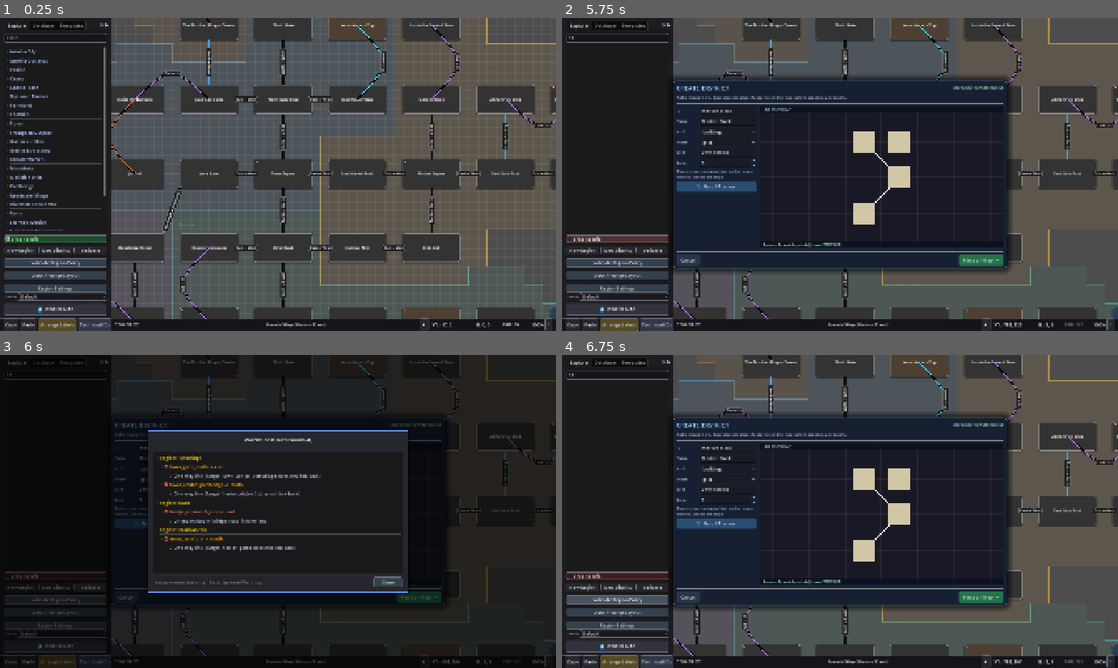
Above: before the commit, frames 1-4 (two rows, left to right).
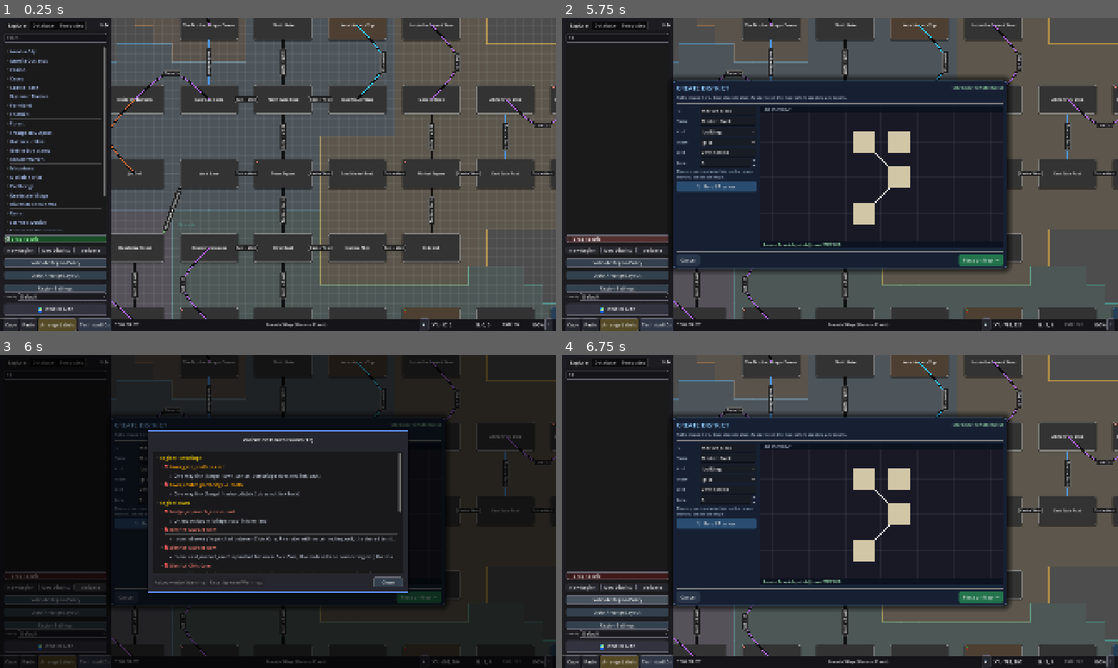
Above: after the commit, the same moments.

Repository: jbax-and-his-ai-pals/008-mud
Game: Godot game, scene res://scenes/Main.tscn
The game is run twice, just before and just after one commit, with the same random seed, the same clock (stepped at 60 frames per second) and the same inputs.
Inputs (mouse positions are in pixels of both pictures, inside the frame that each line leads up to):
- Up to frame 1 (0.25 s): no input
- Up to frame 2 (5.75 s): click (617, 36) at 0.52 s; type "12" at 0.6 s; click "New Region" at 1.25 s; click "north" at 2 s; click "New Region" at 2.75 s; click "New District" at 3.5 s; click "New District" at 4.25 s; click "Snap to Grid" at 5 s
- Up to frame 3 (6 s): click "Validate" at 5.75 s
- Up to frame 4 (6.75 s): click "Validate Region Policy" at 6.5 s

Frames 1-2 are identical in both runs. In frame 3, 1.2% of the frame differs, in the area x 28-73%, y 26-70%; in frame 4, nothing differs.

Commit message:
Validate that district territories don't pinch each other
Found by inspecting town.json: west_lane sits boxed on its south side by
two different foreign districts (riverside via museum_exterior, residential
via residential_street_east), one of which is a real authored corridor and
one of which is a bare, unexplained adjacency -- exactly the geometry that
squeezes a district's rendered territory (GraphController's Voronoi-style
background from 57a2ca1) down to almost nothing.

A raw distance threshold is the wrong invariant: this codebase's content
spans several grid conventions (the current auto-arranger's 256x192
spacing, an older 256x256 grid, a still-older 350x250 one, plus freeform
hand-placed rooms), and a fixed-offset check either misses real neighbors
on older content or false-positives on ordinary shared borders. Detection
is octant-based instead -- the nearest room in each 45-degree slice around
a point, capped at a radius that spans every convention's single-step
diagonal without reaching a double step -- so it generalizes across all of
them.

DistrictLayout.find_multi_district_pinches() flags a room when 2+ of its
nearest-per-octant neighbors belong to different foreign districts on
sides it has no exit to; a single foreign neighbor (an ordinary border) or
a side explained by a real connection (a deliberate junction, like
town_square's exits into market_row and riverside) stays silent. Wired
into WorldManager.validate_district_continuity() alongside the existing
membership/connectivity checks. Run against the real content: catches 8
rooms in town.json today, including the museum_exterior/jail_cell/
residential_street_east cluster around the original west_lane finding.

Verified via the actual Godot 4.7.2 binary: a new headless smoke test
(district_pinch_smoke.gd) covers the sandwiched case, an ordinary single-
neighbor border, a fully-explained junction room, an off-grid sandwiched
room, and a genuinely distant pair outside the pinch radius. Existing
district/layout smoke tests and a full headless scene boot both stay
clean.

Co-Authored-By: Claude Sonnet 5 <noreply@anthropic.com>

Diff:
--- a/mud-world-editor/scripts/core/WorldManager.gd
+++ b/mud-world-editor/scripts/core/WorldManager.gd
@@ -1,6 +1,8 @@
 # scripts/core/WorldManager.gd
 class_name WorldManager
 extends RefCounted
+
+const DistrictLayout = preload("res://scripts/generators/DistrictLayout.gd")
 
 const REGIONS_DIR = "res://data/regions/"
 const WORLD_LAYOUT_FILE = "res://data/world_layout.json"
@@ -138,6 +140,7 @@
 		var rooms: Dictionary = region.get("rooms", {})
 		var districts: Dictionary = region.get("properties", {}).get("districts", {})
 		var claimed := {}
+		var room_to_district_id := {}
 		for district_id in districts:
 			var district: Dictionary = districts[district_id]
 			var members: Array = district.get("members", district.get("rooms", []))
@@ -151,6 +154,7 @@
 					findings.append("[%s] District '%s': room '%s' is also in '%s'." % [region_id, district.get("name", district_id), room_id, claimed[room_id]])
 					continue
 				claimed[room_id] = district.get("name", district_id)
+				room_to_district_id[room_id] = str(district_id)
 				valid_members.append(room_id)
 				var recorded_id := str(rooms[room_id].get("properties", {}).get("_district_id", ""))
 				if recorded_id != str(district_id): findings.append("[%s] District '%s': room '%s' has _district_id '%s'." % [region_id, district.get("name", district_id), room_id, recorded_id])
@@ -159,6 +163,12 @@
 		for room_id in rooms:
 			var stored_id := str(rooms[room_id].get("properties", {}).get("_district_id", ""))
 			if stored_id != "" and not claimed.has(room_id): findings.append("[%s] Room '%s': _district_id '%s' has no district membership." % [region_id, room_id, stored_id])
+		for pinch in DistrictLayout.find_multi_district_pinches(rooms, room_to_district_id):
+			var own_name := str(districts.get(pinch.district_id, {}).get("name", pinch.district_id))
+			var foreign_names: Array = []
+			for foreign_id in pinch.foreign_districts:
+				foreign_names.append(str(districts.get(foreign_id, {}).get("name", foreign_id)))
+			findings.append("[%s] District '%s': room '%s' is pinched between %s with no connecting exit; the shared territory here will render cramped or ambiguous." % [region_id, own_name, pinch.room_id, ", ".join(foreign_names)])
 	return findings
 
 func _district_members_are_connected(rooms: Dictionary, members: Array) -> bool:
--- a/mud-world-editor/scripts/generators/DistrictLayout.gd
+++ b/mud-world-editor/scripts/generators/DistrictLayout.gd
@@ -7,6 +7,17 @@
 # area inside a diagonal or branching district as occupied.
 const ROOM_CARD_SIZE := Vector2(200, 100)
 const ROOM_CLEARANCE := Vector2(224, 128)
+
+# Content spans several eras of grid convention (the current auto-arranger's
+# 256x192 spacing, an older plain 256x256 grid, a still-older 350x250
+# fallback, plus hand-dragged rooms that fit no grid at all). Rather than
+# assume any one spacing, "adjacent" is derived per lookup: the nearest room
+# in each 45-degree octant around a point, capped at a radius comfortably
+# above the largest single-step diagonal in any of those conventions (362)
+# but below their smallest double-step cardinal (512), so a real neighbor is
+# never missed and a room two steps away is never mistaken for one.
+const PINCH_NEIGHBOR_RADIUS := 420.0
+const OCTANT_COUNT := 8
 
 static func preview_attachment(rooms: Dictionary, district_room_ids: Array, anchor_room_id: String, target_room_id: String, direction: String, two_way: bool = true) -> Dictionary:
 	# This is intentionally pure: callers can render `positions` as a ghost and
@@ -196,3 +207,75 @@
 		if Geometry2D.segment_intersects_segment(from, to, corners[index], corners[(index + 1) % corners.size()]) != null:
 			return true
 	return false
+
+# Flags a room whose immediate visual neighbors are dominated by two or more
+# *different* foreign districts on sides it has no exit to (in either
+# direction). A single foreign neighbor is an ordinary shared border -- every
+# district touches its neighbors somewhere. Two distinct ones with neither
+# explained by a connection is the "sandwiched" shape a hand-authored or
+# bulk-generated district can end up in, squeezing that room's own territory
+# down to almost nothing between them.
+static func find_multi_district_pinches(rooms: Dictionary, room_to_district: Dictionary) -> Array:
+	var findings: Array = []
+	var position_lookup: Dictionary = {}
+	for room_id in rooms:
+		if rooms[room_id] is Dictionary:
+			position_lookup[str(room_id)] = _room_position(rooms[room_id])
+	var sorted_ids := room_to_district.keys()
+	sorted_ids.sort()
+	for room_id in sorted_ids:
+		if not rooms.has(room_id) or not position_lookup.has(room_id):
+			continue
+		var own_district = room_to_district[room_id]
+		var pos: Vector2 = position_lookup[room_id]
+		var exit_targets: Dictionary = {}
+		for target in rooms[room_id].get("exits", {}).values():
+			exit_targets[str(target)] = true
+		var foreign_districts: Dictionary = {}
+		for neighbor_id in _nearest_room_per_octant(room_id, pos, position_lookup):
+			var neighbor_district = room_to_district.get(neighbor_id)
+			if neighbor_district == null or neighbor_district == own_district:
+				continue
+			if exit_targets.has(neighbor_id):
+				continue
+			var neighbor_exits: Dictionary = rooms[neighbor_id].get("exits", {})
+			if neighbor_exits.values().has(room_id):
+				continue
+			foreign_districts[neighbor_district] = true
+		if foreign_districts.size() >= 2:
+			var foreign_ids := foreign_districts.keys()
+			foreign_ids.sort()
+			findings.append({"room_id": room_id, "district_id": own_district, "foreign_districts": foreign_ids})
+	return findings
+
+# The single nearest other room in each 45-degree slice around `pos`, within
+# PINCH_NEIGHBOR_RADIUS. At most eight results, one per octant; an empty
+# octant (nothing that close in that direction) simply contributes nothing.
+static func _nearest_room_per_octant(exclude_id: String, pos: Vector2, position_lookup: Dictionary) -> Array:
+	var best_id: Array = []
+	var best_dist: Array = []
+	best_id.resize(OCTANT_COUNT)
+	best_dist.resize(OCTANT_COUNT)
+	for i in range(OCTANT_COUNT):
+		best_id[i] = ""
+		best_dist[i] = INF
+	for room_id in position_lookup:
+		if room_id == exclude_id:
+			continue
+		var delta: Vector2 = position_lookup[room_id] - pos
+		var dist := delta.length()
+		if dist <= 0.001 or dist > PINCH_NEIGHBOR_RADIUS:
+			continue
+		var octant := _octant_index(delta)
+		if dist < best_dist[octant]:
+			best_dist[octant] = dist
+			best_id[octant] = room_id
+	var result: Array = []
+	for i in range(OCTANT_COUNT):
+		if best_id[i] != "":
+			result.append(best_id[i])
+	return result
+
+static func _octant_index(delta: Vector2) -> int:
+	var octant := int(round(delta.angle() / (PI / 4.0)))
+	return ((octant % OCTANT_COUNT) + OCTANT_COUNT) % OCTANT_COUNT
--- /dev/null
+++ b/mud-world-editor/tests/district_pinch_smoke.gd
@@ -0,0 +1,88 @@
+extends SceneTree
+
+const DistrictLayout = preload("res://scripts/generators/DistrictLayout.gd")
+
+var failures := 0
+
+func _init() -> void:
+	# Mirrors the real town.json shape around "west_lane": one civic_core room
+	# boxed on its south side by two different foreign districts (riverside,
+	# residential), with only one of the two sides explained by an exit.
+	var rooms := {
+		"town_square": {"_editor_pos": [0, 0], "exits": {"west": "west_lane"}},
+		"west_lane": {"_editor_pos": [-256, 0], "exits": {"east": "town_square", "southwest": "residential_street_east"}},
+		"museum_exterior": {"_editor_pos": [-256, 192], "exits": {}},
+		"residential_street_east": {"_editor_pos": [-512, 192], "exits": {"northeast": "west_lane"}},
+	}
+	var room_to_district := {
+		"town_square": "civic_core",
+		"west_lane": "civic_core",
+		"museum_exterior": "riverside",
+		"residential_street_east": "residential",
+	}
+	# west_lane itself is NOT flagged: its one unexplained foreign side
+	# (south, to museum_exterior/riverside) is only a single foreign
+	# district, and its other foreign-adjacent side (southwest, to
+	# residential_street_east) is a real, authored exit -- an intentional
+	# link, not a squeeze. museum_exterior is the room actually pinched: it
+	# borders civic_core (north, via west_lane) and residential (west, via
+	# residential_street_east) with no exit explaining either side.
+	var pinches := DistrictLayout.find_multi_district_pinches(rooms, room_to_district)
+	_assert(pinches.size() == 1, "exactly the sandwiched room is flagged, got %d" % pinches.size())
+	if pinches.size() == 1:
+		_assert(pinches[0].room_id == "museum_exterior", "the flagged room is museum_exterior, not west_lane")
+		_assert(pinches[0].foreign_districts == ["civic_core", "residential"], "both foreign districts are named, sorted")
+
+	# An ordinary shared border -- one foreign neighbor, one district -- must
+	# stay silent. A district touching exactly one neighbor somewhere is the
+	# normal case, not a bug.
+	var bordering_rooms := {
+		"a": {"_editor_pos": [0, 0], "exits": {}},
+		"b": {"_editor_pos": [256, 0], "exits": {}},
+	}
+	var bordering_districts := {"a": "north_ward", "b": "south_ward"}
+	var no_pinch := DistrictLayout.find_multi_district_pinches(bordering_rooms, bordering_districts)
+	_assert(no_pinch.is_empty(), "a single foreign neighbor is not a pinch")
+
+	# A hub room with real exits into both neighboring districts is a
+	# deliberate junction, not a squeeze -- both sides are explained.
+	var hub_rooms := {
+		"hub": {"_editor_pos": [0, 0], "exits": {"east": "market", "south": "docks"}},
+		"market": {"_editor_pos": [256, 0], "exits": {"west": "hub"}},
+		"docks": {"_editor_pos": [0, 192], "exits": {"north": "hub"}},
+	}
+	var hub_districts := {"hub": "civic_core", "market": "market_row", "docks": "riverside"}
+	var hub_pinch := DistrictLayout.find_multi_district_pinches(hub_rooms, hub_districts)
+	_assert(hub_pinch.is_empty(), "a junction room explained by real exits on both sides is not a pinch")
+
+	# Detection is octant-based, not tied to any exact grid spacing -- a
+	# hand-dragged, off-grid room sandwiched between two foreign districts
+	# must still be caught. This is the same shape as the museum_exterior
+	# case above, just not snapped to any particular spacing.
+	var offgrid_rooms := {
+		"drifted": {"_editor_pos": [37, -41], "exits": {}},
+		"foreign_one": {"_editor_pos": [37 - 250, -41 + 188], "exits": {}},
+		"foreign_two": {"_editor_pos": [37 + 251, -41 - 190], "exits": {}},
+	}
+	var offgrid_districts := {"drifted": "civic_core", "foreign_one": "riverside", "foreign_two": "market_row"}
+	var offgrid_pinch := DistrictLayout.find_multi_district_pinches(offgrid_rooms, offgrid_districts)
+	_assert(offgrid_pinch.size() == 1 and offgrid_pinch[0].room_id == "drifted", "an off-grid sandwiched room is still caught")
+
+	# But a room genuinely far from any foreign neighbor -- well beyond the
+	# pinch radius -- must not be flagged just because it is technically the
+	# nearest thing in some far-off octant.
+	var distant_rooms := {
+		"lonely": {"_editor_pos": [0, 0], "exits": {}},
+		"far_one": {"_editor_pos": [2000, 0], "exits": {}},
+		"far_two": {"_editor_pos": [0, 2000], "exits": {}},
+	}
+	var distant_districts := {"lonely": "civic_core", "far_one": "riverside", "far_two": "market_row"}
+	var distant_pinch := DistrictLayout.find_multi_district_pinches(distant_rooms, distant_districts)
+	_assert(distant_pinch.is_empty(), "distant rooms outside the pinch radius are not flagged")
+
+	quit(1 if failures > 0 else 0)
+
+func _assert(condition: bool, message: String) -> void:
+	if not condition:
+		failures += 1
+		push_error("District pinch smoke test failed: " + message)
